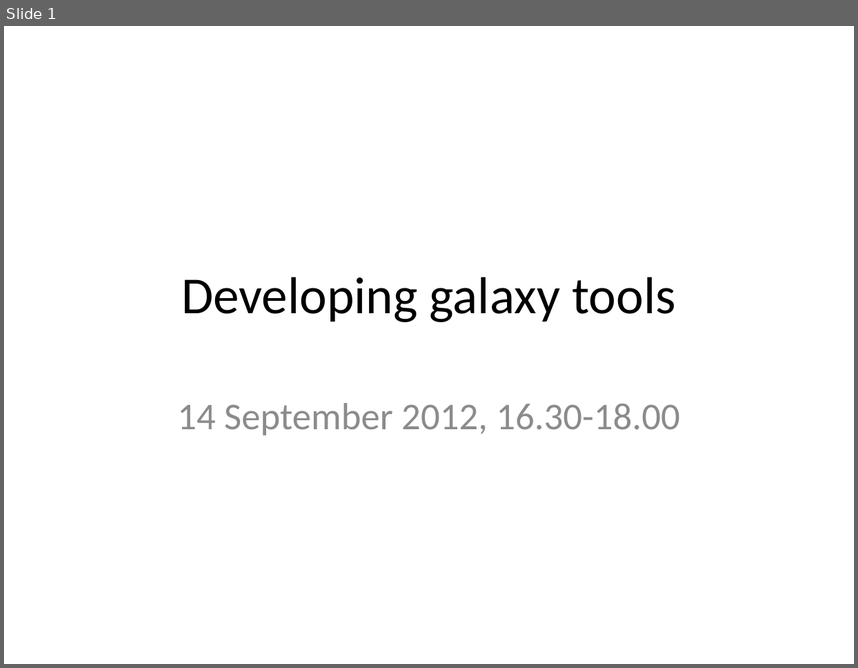
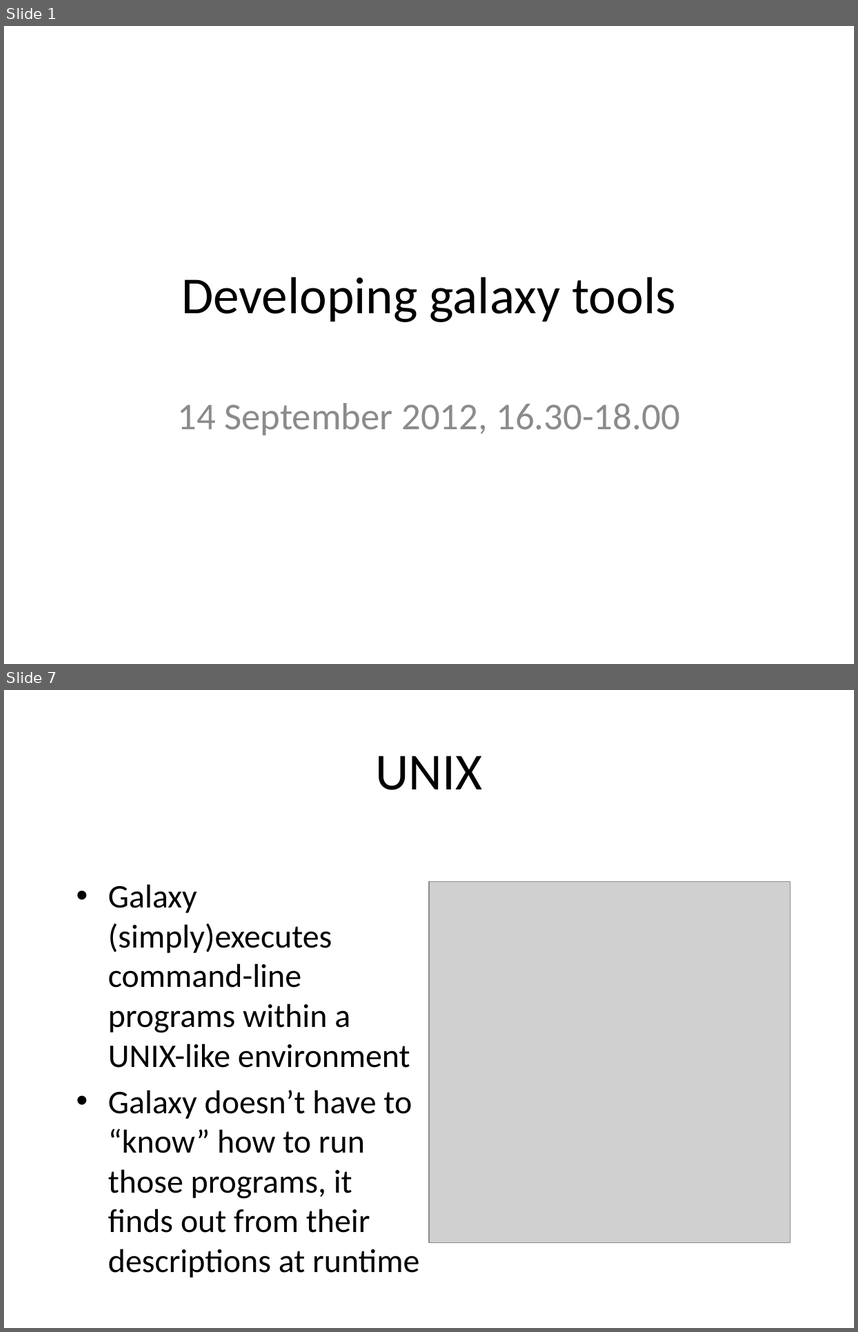
Before and after one commit to rvosa/ngs-workflows, a slide deck: doc/slides/day4/session4/DevelopingGalaxy.pptx. Shown one above the other, each under a label of ours: slide 1 before the commit, slides 1 and 7 after it; the slides between them are not shown. The pictures are 858x668 and 858x1332 pixels, drawn with LibreOffice and Linux fonts; fonts in the diff are those of the drawing; grey boxes stand for pictures. Boxes give left, top, right and bottom in pixels: in the first picture for what was removed or moved away, otherwise in the second. Text is boxed around its words. In the diff, an @@ line names an element or a change of style, - is before the commit and + after.

```diff
--- a/doc/slides/day4/session4/DevelopingGalaxy.pptx
+++ b/doc/slides/day4/session4/DevelopingGalaxy.pptx
@@ slide 7 added at [4,690,854,1328], background #FFFFFF @@
@@ title added at [375,756,482,790], 44 pt, text #000000 @@
+UNIX
@@ text added at [108,884,412,1232], 28 pt, text #000000 @@
+• Galaxy (simply)executes command-line programs within a UNIX-like environment
+• Galaxy doesn’t have to “know” how to run those programs, it finds out from their descriptions at runtime
@@ picture added at [429,881,791,1243] @@
```
Also in this commit, not shown: 1 slide changed, 10 other slides added, 4 slides removed.
